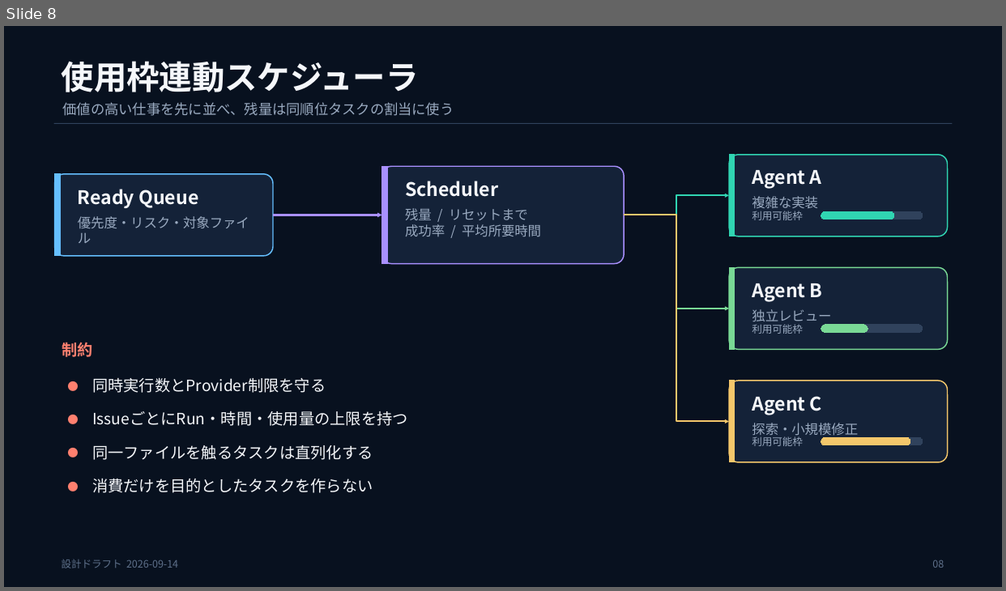
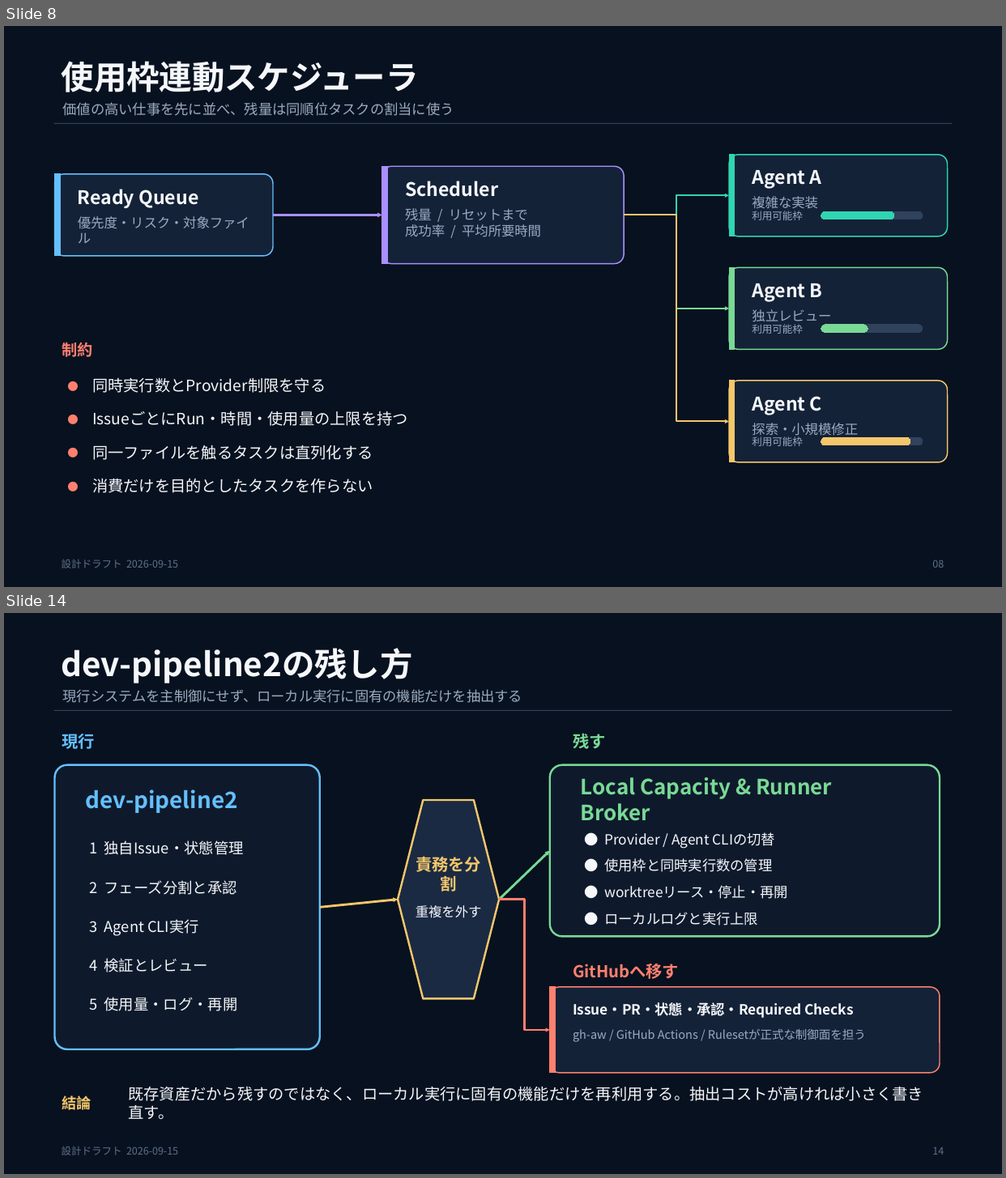
Before and after one commit to Kottiee/dev-pipeline2, a slide deck: docs/autonomous-development-pipeline-design.pptx. Shown one above the other, each under a label of ours: slide 8 before the commit, slides 8 and 14 after it; the slides between them are not shown. The pictures are 1006x591 and 1006x1178 pixels, drawn with LibreOffice and Linux fonts; fonts in the diff are those of the drawing. Boxes give left, top, right and bottom in pixels: in the first picture for what was removed or moved away, otherwise in the second. Text is boxed around its words. In the diff, an @@ line names an element or a change of style, - is before the commit and + after.

Commit message:
docs: expand autonomous pipeline design diagrams

```diff
--- a/docs/autonomous-development-pipeline-design.pptx
+++ b/docs/autonomous-development-pipeline-design.pptx
@@ slide 14 added at <box>4,613,1002,1174</box>, background #08111F @@
@@ text added at <box>62,648,413,683</box>, 31.5 pt, text #F5F7FA, bold @@
+dev-pipeline2の残し方
@@ text added at <box>63,689,522,703</box>, 13.5 pt, text #9AAAC0 @@
+現行システムを主制御にせず、ローカル実行に固有の機能だけを抽出する
@@ line added from (54, 710) to (953, 710), #30425C 0.75 pt @@
@@ text added at <box>62,734,95,749</box>, 15.8 pt, text #65BFFF, bold @@
+現行
@@ text added at <box>573,733,605,749</box>, 15.8 pt, text #79D995, bold @@
+残す
@@ rounded rectangle added at <box>55,765,320,1050</box>, fill #0E1A2C, outline #65BFFF 1.88 pt @@
@@ rounded rectangle added at <box>550,765,940,936</box>, fill #0E1A2C, outline #79D995 1.88 pt @@
@@ text added at <box>581,777,832,821</box>, 20.2 pt, text #79D995, bold @@
+Local Capacity & Runner Broker
@@ text added at <box>86,790,238,813</box>, 21.8 pt, text #65BFFF, bold @@
+dev-pipeline2
@@ hexagon added at <box>398,800,499,999</box>, fill #1A2A43, outline #F4C76B 1.88 pt @@
@@ text added at <box>89,841,244,855</box>, 14.2 pt, text #F5F7FA @@
+1 独自Issue・状態管理
@@ arrow added from (499, 900) to (550, 851), #79D995 2.25 pt @@
@@ text added at <box>604,833,775,849</box>, 13.5 pt, text #F5F7FA @@
+● Provider / Agent CLIの切替
@@ text added at <box>415,856,481,895</box>, 15.8 pt, text #F4C76B, bold @@
+責務を分割
@@ text added at <box>604,858,772,872</box>, 13.5 pt, text #F5F7FA @@
+● 使用枠と同時実行数の管理
@@ text added at <box>89,880,237,895</box>, 14.2 pt, text #F5F7FA @@
+2 フェーズ分割と承認
@@ arrow added from (320, 907) to (398, 900), #F4C76B 2.25 pt @@
@@ elbow arrow added from (499, 900) to (550, 1030), #FF806F 1.88 pt @@
@@ text added at <box>604,885,788,899</box>, 13.5 pt, text #F5F7FA @@
+● worktreeリース・停止・再開
@@ text added at <box>89,919,199,936</box>, 14.2 pt, text #F5F7FA @@
+3 Agent CLI実行
@@ text added at <box>415,905,482,918</box>, 12.8 pt, text #F5F7FA @@
+重複を外す
@@ text added at <box>604,912,758,926</box>, 13.5 pt, text #F5F7FA @@
+● ローカルログと実行上限
@@ text added at <box>89,958,208,973</box>, 14.2 pt, text #F5F7FA @@
+4 検証とレビュー
@@ text added at <box>573,964,679,979</box>, 15.8 pt, text #FF806F, bold @@
+GitHubへ移す
@@ text added at <box>89,997,238,1012</box>, 14.2 pt, text #F5F7FA @@
+5 使用量・ログ・再開
@@ rounded rectangle added at <box>550,987,940,1073</box>, fill #142238, outline #FF806F 1.13 pt @@
@@ rectangle added at <box>550,987,555,1073</box>, fill #FF806F, outline #FF806F 0 pt @@
@@ text added at <box>573,1003,853,1018</box>, 13.5 pt, text #F5F7FA, bold @@
+Issue・PR・状態・承認・Required Checks
@@ text added at <box>573,1029,866,1042</box>, 11.2 pt, text #9AAAC0 @@
+gh-aw / GitHub Actions / Rulesetが正式な制御面を担う
@@ text added at <box>62,1096,92,1110</box>, 14.2 pt, text #F4C76B, bold @@
+結論
@@ text added at <box>128,1086,923,1119</box>, 15 pt, text #F5F7FA @@
+既存資産だから残すのではなく、ローカル実行に固有の機能だけを再利用する。抽出コストが高ければ小さく書き直す。
@@ text added at <box>62,1147,178,1156</box>, 9.8 pt, text #5E708A @@
+設計ドラフト 2026-09-15
@@ text added at <box>932,1148,944,1155</box>, 9.8 pt, text #5E708A @@
+14
@@ slide 8 changed as well @@
@@ text at <box>62,560,178,569</box>: text changed @@
-設計ドラフト 2026-09-14
+設計ドラフト 2026-09-15
```
Also in this commit, not shown: 8 other slides changed, 5 other slides added.
